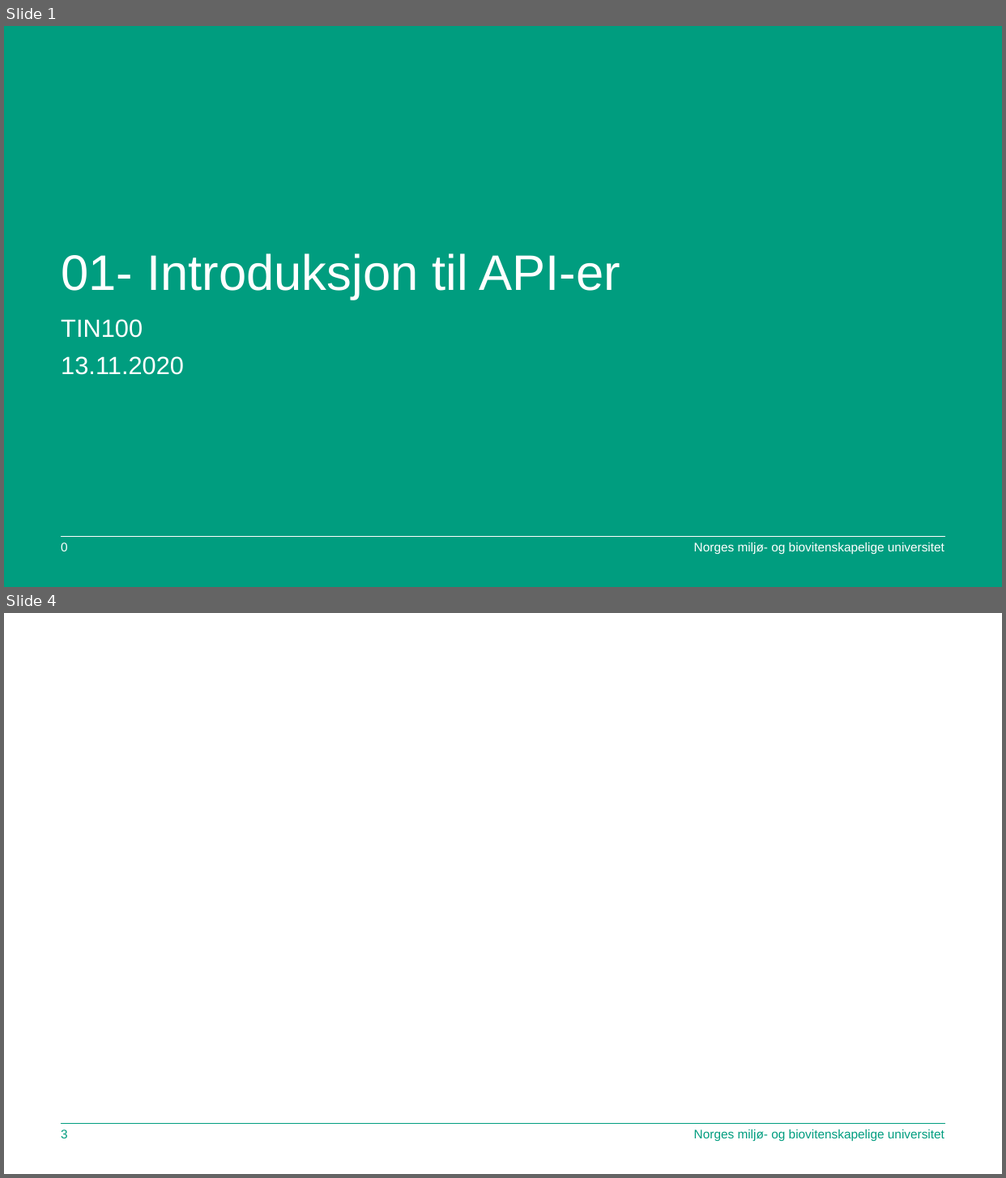
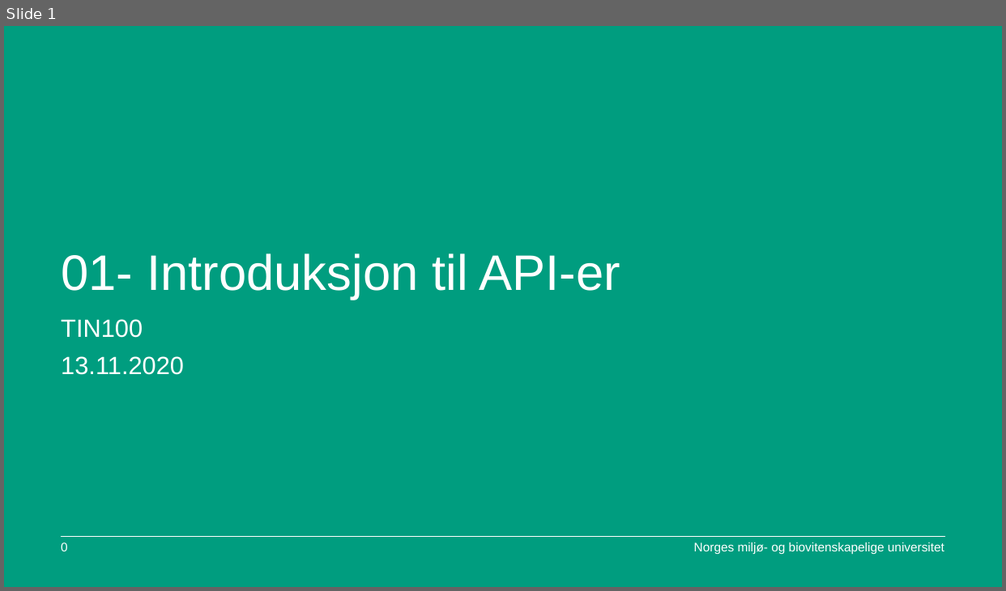
Before and after one commit to Eik-Lab/TIN100_API, a slide deck: 01_API/Presentasjon/01_API.pptx. Shown one above the other, each under a label of ours: slides 1 and 4 before the commit, slide 1 after it; the slides between them are not shown. The pictures are 1006x1178 and 1006x591 pixels, drawn with LibreOffice and Linux fonts; fonts in the diff are those of the drawing; background and template pictures are left out. Boxes give left, top, right and bottom in pixels: in the first picture for what was removed or moved away, otherwise in the second. Text is boxed around its words. In the diff, an @@ line names an element or a change of style, - is before the commit and + after.

```diff
--- a/01_API/Presentasjon/01_API.pptx
+++ b/01_API/Presentasjon/01_API.pptx
@@ slide 4 removed at (4, 613, 1002, 1174), background #FFFFFF @@
@@ line removed from (61, 1123) to (945, 1123) @@
@@ line removed from (61, 1123) to (945, 1123) @@
@@ page number removed at (61, 1130, 68, 1139) @@
-3
@@ text removed at (694, 1130, 944, 1142) @@
-Norges miljø- og biovitenskapelige universitet
```
Also in this commit, not shown: 6 slides changed, 1 other file.
